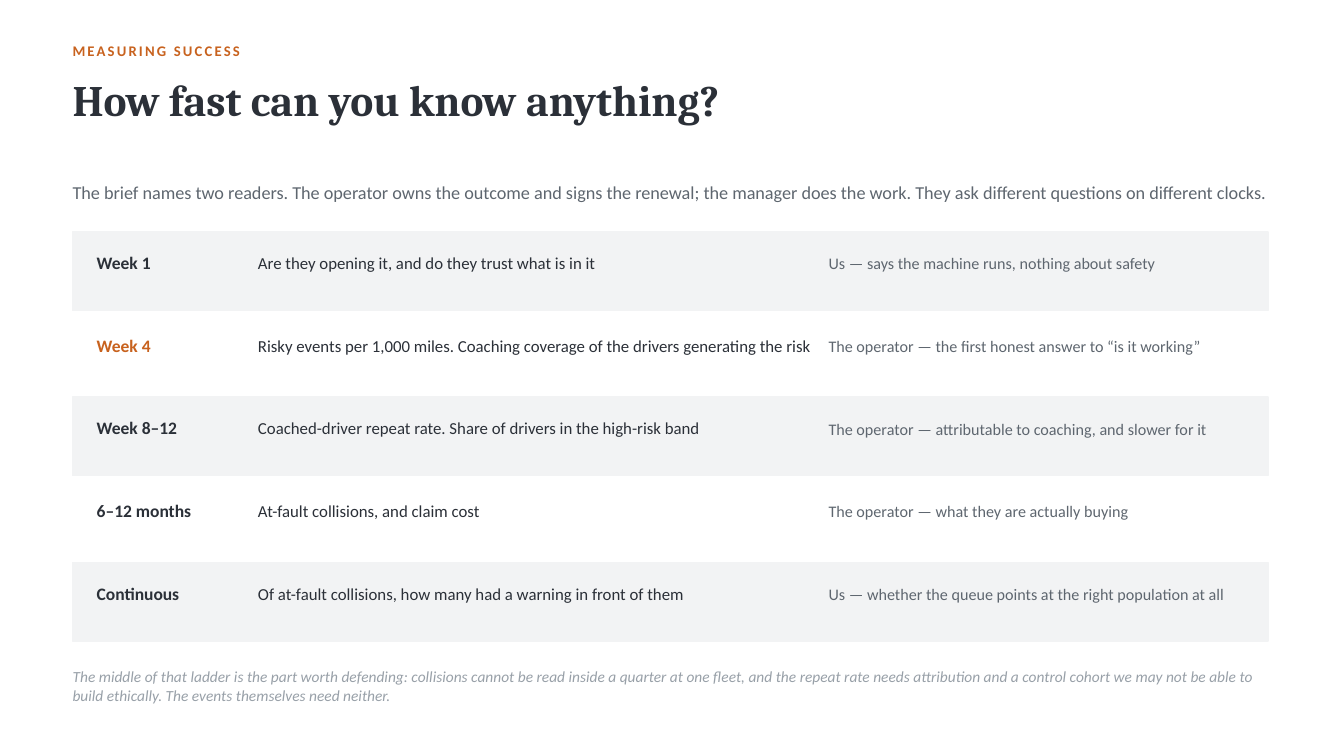
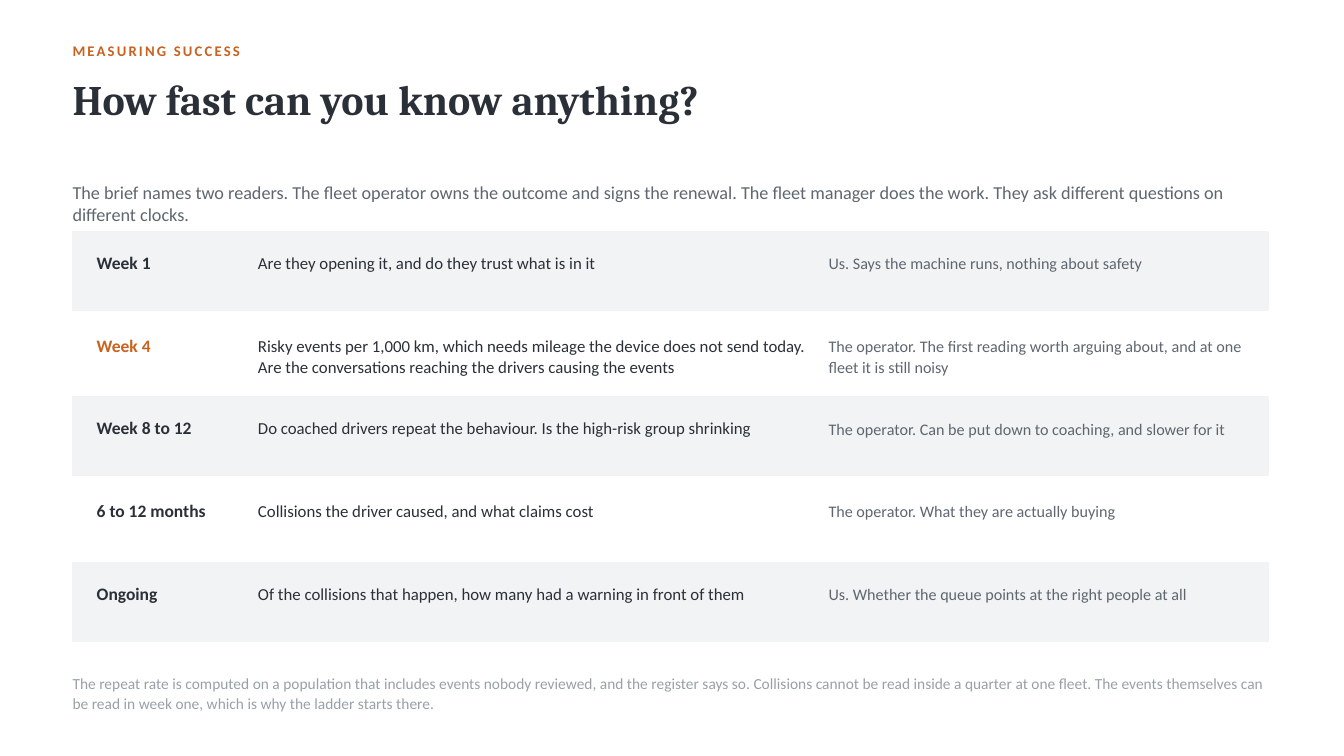
Before and after one commit to dannydaley76/cameramatics-product-brain, a slide deck: slide 14 of Claude outputs/cameramatics-danny-daley.pptx (slide 18 before the commit). Drawn at 1344x756 pixels with LibreOffice and Linux fonts; fonts in the diff are those of the drawing. Boxes give left, top, right and bottom in pixels: in the first picture for what was removed or moved away, otherwise in the second. Text is boxed around its words. In the diff, an @@ line names an element or a change of style, - is before the commit and + after.

```diff
--- a/Claude outputs/cameramatics-danny-daley.pptx
+++ b/Claude outputs/cameramatics-danny-daley.pptx
@@ text "How fast can you know ..." at box(73, 85, 699, 125): size 31 to 30 pt; line spacing 36pt to 35pt @@
@@ text at box(73, 186, 1223, 221): text changed @@
-The brief names two readers. The operator owns the outcome and signs the renewal; the manager does the work. They ask different questions on different clocks.
+The brief names two readers. The fleet operator owns the outcome and signs the renewal. The fleet manager does the work. They ask different questions on different clocks.
@@ text at box(829, 258, 1142, 272): text changed @@
-Us — says the machine runs, nothing about safety
+Us. Says the machine runs, nothing about safety
@@ text at box(258, 340, 805, 376): text changed @@
-Risky events per 1,000 miles. Coaching coverage of the drivers generating the risk
+Risky events per 1,000 km, which needs mileage the device does not send today. Are the conversations reaching the drivers causing the events
@@ text at box(829, 341, 1241, 376): text changed @@
-The operator — the first honest answer to “is it working”
+The operator. The first reading worth arguing about, and at one fleet it is still noisy
@@ text at box(97, 421, 192, 434): text changed @@
-Week 8–12
+Week 8 to 12
@@ text at box(258, 422, 751, 437): text changed @@
-Coached-driver repeat rate. Share of drivers in the high-risk band
+Do coached drivers repeat the behaviour. Is the high-risk group shrinking
@@ text at box(829, 424, 1225, 438): text changed @@
-The operator — attributable to coaching, and slower for it
+The operator. Can be put down to coaching, and slower for it
@@ text at box(97, 504, 205, 517): text changed @@
-6–12 months
+6 to 12 months
@@ text at box(258, 505, 594, 519): text changed @@
-At-fault collisions, and claim cost
+Collisions the driver caused, and what claims cost
@@ text at box(829, 506, 1115, 520): text changed @@
-The operator — what they are actually buying
+The operator. What they are actually buying
@@ text at box(97, 587, 158, 603): text changed @@
-Continuous
+Ongoing
@@ text at box(258, 588, 744, 603): text changed @@
-Of at-fault collisions, how many had a warning in front of them
+Of the collisions that happen, how many had a warning in front of them
@@ text at box(829, 589, 1186, 603): text changed @@
-Us — whether the queue points at the right population at all
+Us. Whether the queue points at the right people at all
@@ text at box(73, 678, 1263, 712): text changed; italic off @@
-The middle of that ladder is the part worth defending: collisions cannot be read inside a quarter at one fleet, and the repeat rate needs attribution and a control cohort we may not be able to build ethically. The events themselves need neither.
+The repeat rate is computed on a population that includes events nobody reviewed, and the register says so. Collisions cannot be read inside a quarter at one fleet. The events themselves can be read in week one, which is why the ladder starts there.
```
Also in this commit, not shown: 14 other slides changed, 5 slides added, 6 slides removed, 1 other file.
